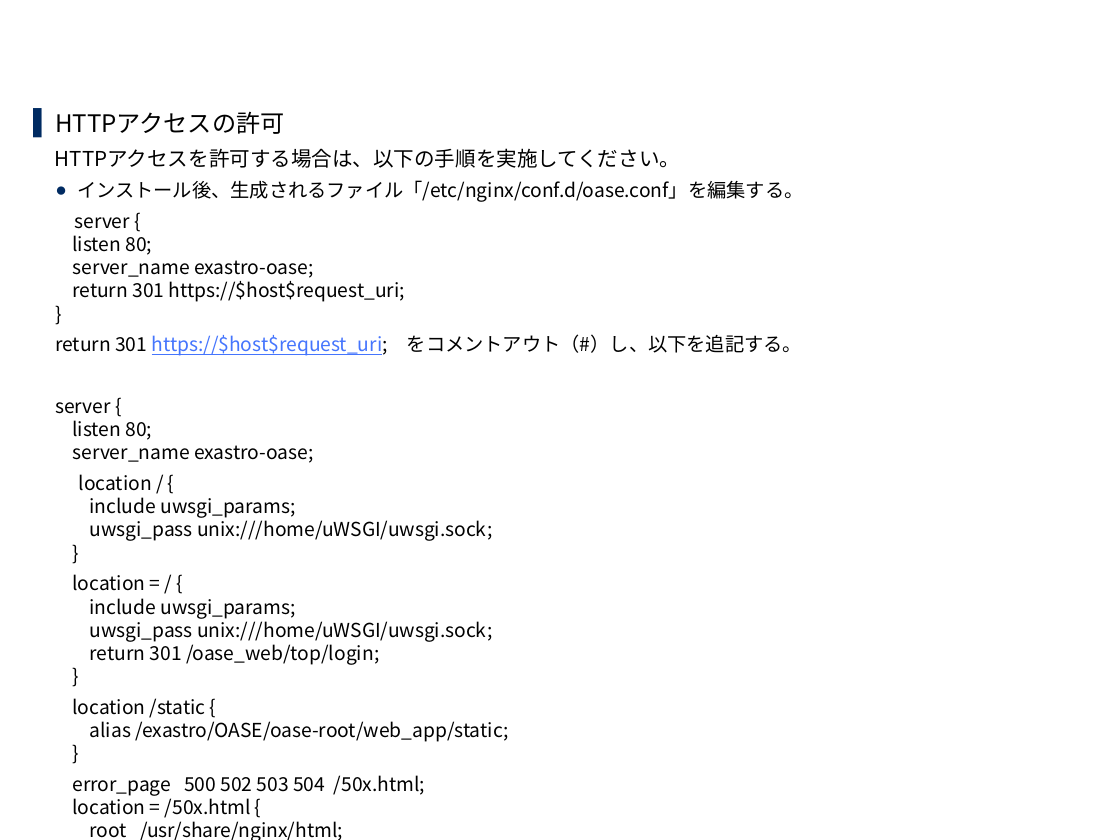
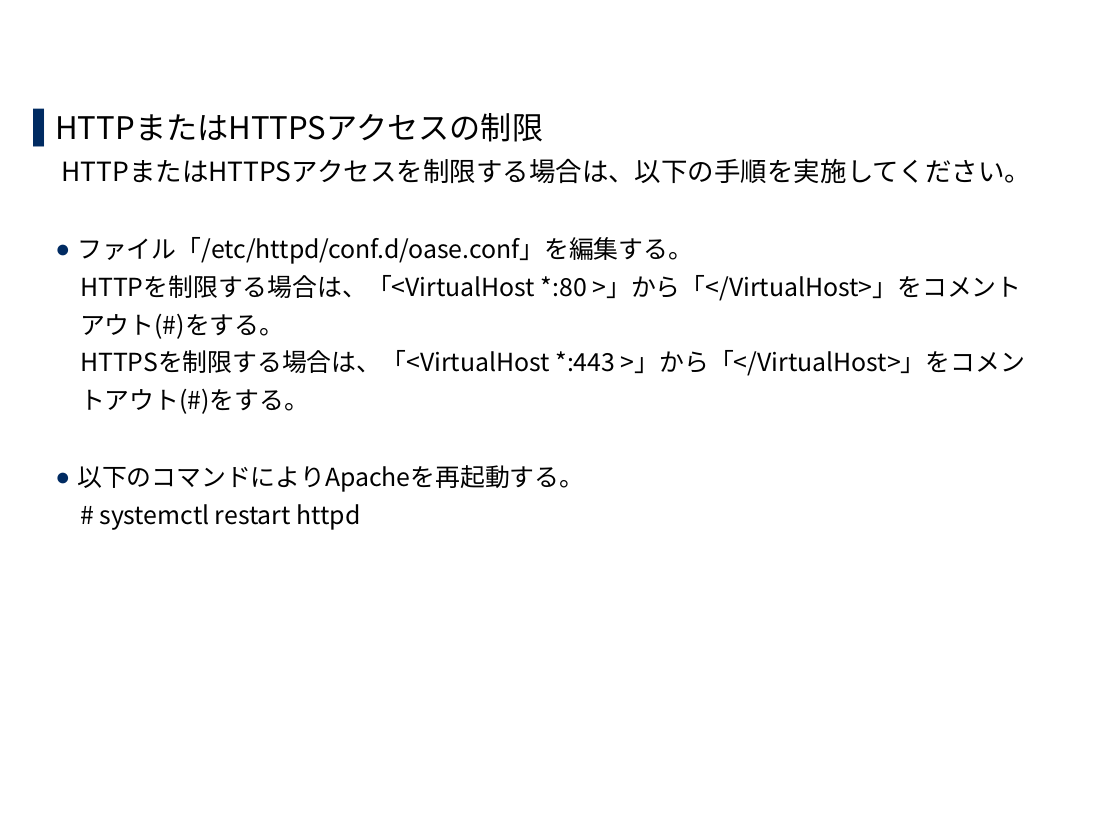
Before and after one commit to exastro-suite/oase-docs, a slide deck: slide 28 of asset/Learn_ja/OASE-online-install_ja.pptx (slide 24 before the commit). Drawn at 1120x840 pixels with LibreOffice and Linux fonts; fonts in the diff are those of the drawing; background and template pictures are left out. Boxes give left, top, right and bottom in pixels: in the first picture for what was removed or moved away, otherwise in the second. Text is boxed around its words. In the diff, an @@ line names an element or a change of style, - is before the commit and + after.

```diff
--- a/asset/Learn_ja/OASE-online-install_ja.pptx
+++ b/asset/Learn_ja/OASE-online-install_ja.pptx
@@ text at (55,113,1031,530): text changed; size 12.4 to 16 pt @@
-▌ HTTPアクセスの許可
-HTTPアクセスを許可する場合は、以下の手順を実施してください。
-  ● インストール後、生成されるファイル「/etc/nginx/conf.d/oase.conf」を編集する。
-  server {
-  listen 80;
-  server_name exastro-oase;
-  return 301 https://$host$request_uri;
-  }
-  return 301 https://$host$request_uri; をコメントアウト（#）し、以下を追記する。
-  server {
-  listen 80;
-  server_name exastro-oase;
-  location / {
-  include uwsgi_params;
-  uwsgi_pass unix:///home/uWSGI/uwsgi.sock;
-  }
-  location = / {
-  include uwsgi_params;
-  uwsgi_pass unix:///home/uWSGI/uwsgi.sock;
-  return 301 /oase_web/top/login;
-  }
-  location /static {
-  alias /exastro/OASE/oase-root/web_app/static;
-  }
-  error_page 500 502 503 504 /50x.html;
-  location = /50x.html {
-  root /usr/share/nginx/html;
-  }
-  }
+▌ HTTPまたはHTTPSアクセスの制限
+HTTPまたはHTTPSアクセスを制限する場合は、以下の手順を実施してください。
+  ● ファイル「/etc/httpd/conf.d/oase.conf」を編集する。
+  HTTPを制限する場合は、「<VirtualHost *:80 >」から「</VirtualHost>」をコメント
+  アウト(#)をする。
+  HTTPSを制限する場合は、「<VirtualHost *:443 >」から「</VirtualHost>」をコメン
+  トアウト(#)をする。
+  ● 以下のコマンドによりApacheを再起動する。
+  # systemctl restart httpd
```
Also in this commit, not shown: 13 other slides changed, 4 slides added, 7 other files.
